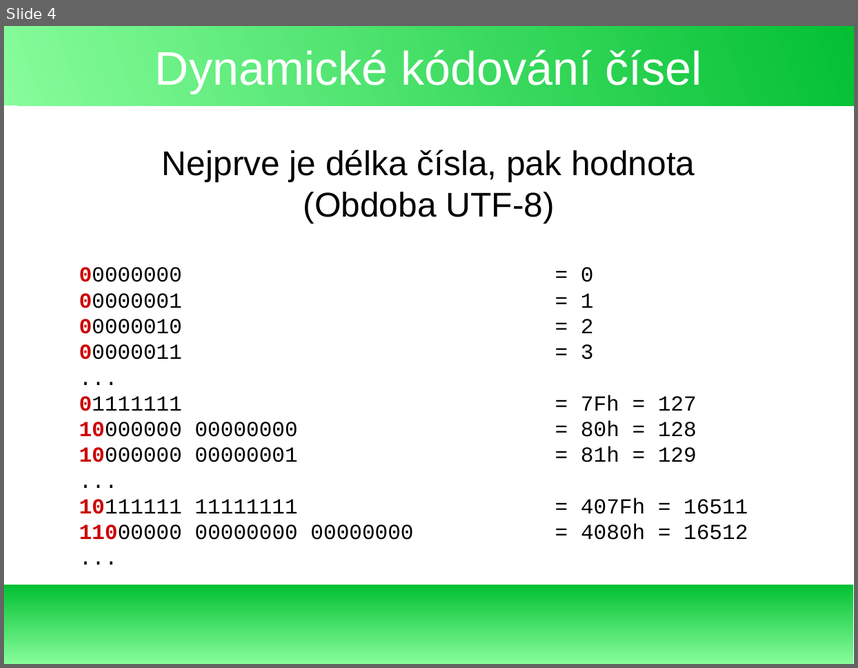
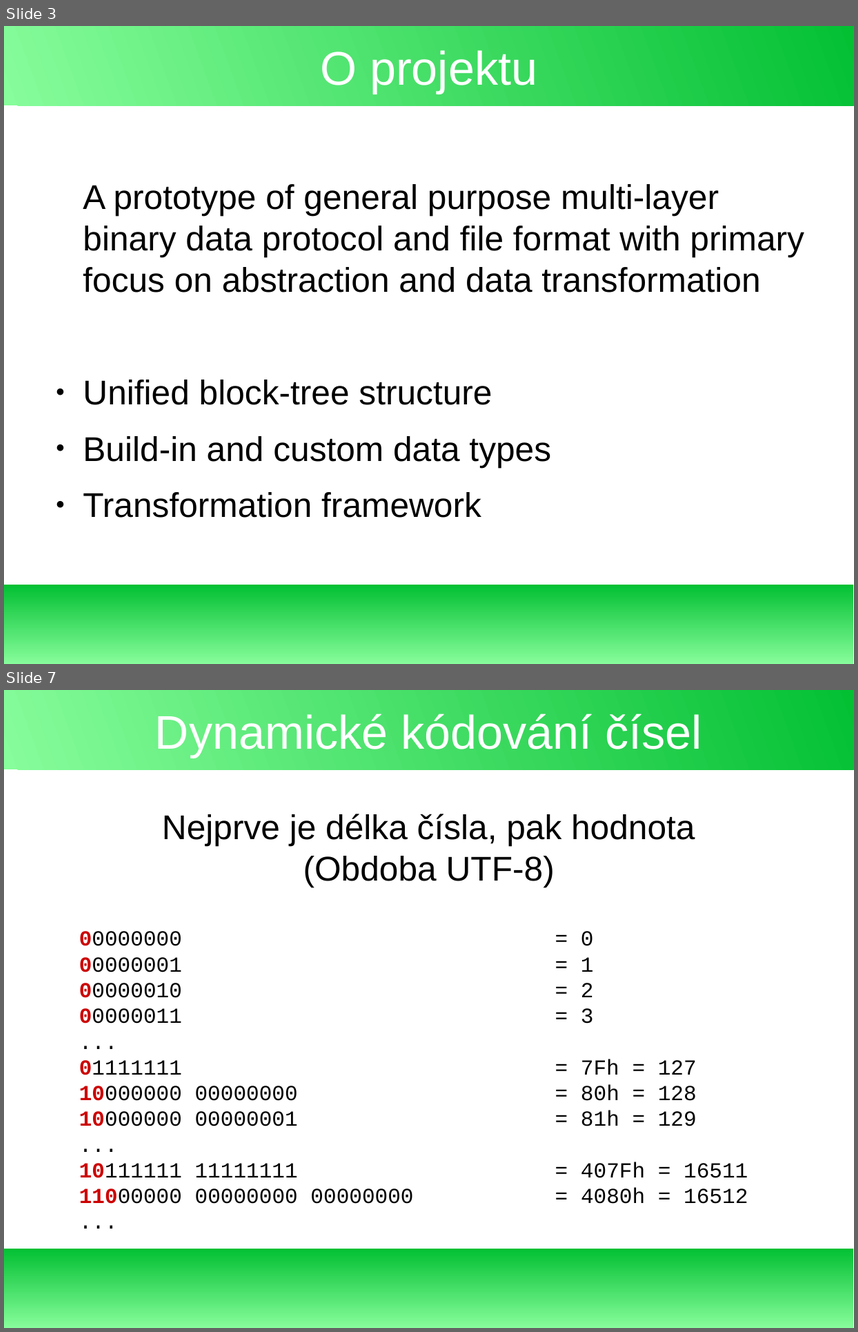
Before and after one commit to exbin/xbup-doc, a slide deck: presentation/xbup-introduction_cs_CZ.odp. Shown one above the other, each under a label of ours: slide 4 before the commit, slides 3 and 7 after it; the slides between them are not shown. The pictures are 858x668 and 858x1332 pixels, drawn with LibreOffice and Linux fonts; fonts in the diff are those of the drawing. Boxes give left, top, right and bottom in pixels: in the first picture for what was removed or moved away, otherwise in the second. Text is boxed around its words. In the diff, an @@ line names an element or a change of style, - is before the commit and + after.

```diff
--- a/presentation/xbup-introduction_cs_CZ.odp
+++ b/presentation/xbup-introduction_cs_CZ.odp
@@ slide 3 added at (4, 26, 854, 664), background #FFFFFF; not listed: 2 template elements that a slide beside it also shows @@
@@ title added at (320, 50, 537, 93), 44 pt, text #FFFFFF @@
+O projektu
@@ text added at (83, 184, 804, 517), 32 pt, text #000000 @@
+A prototype of general purpose multi-layer binary data protocol and file format with primary focus on abstraction and data transformation
+● Unified block-tree structure
+● Build-in and custom data types
+● Transformation framework
@@ what was slide 4 is now slide 7 @@
```
Also in this commit, not shown: 5 other slides added, 3 slides removed, 1 other file.
